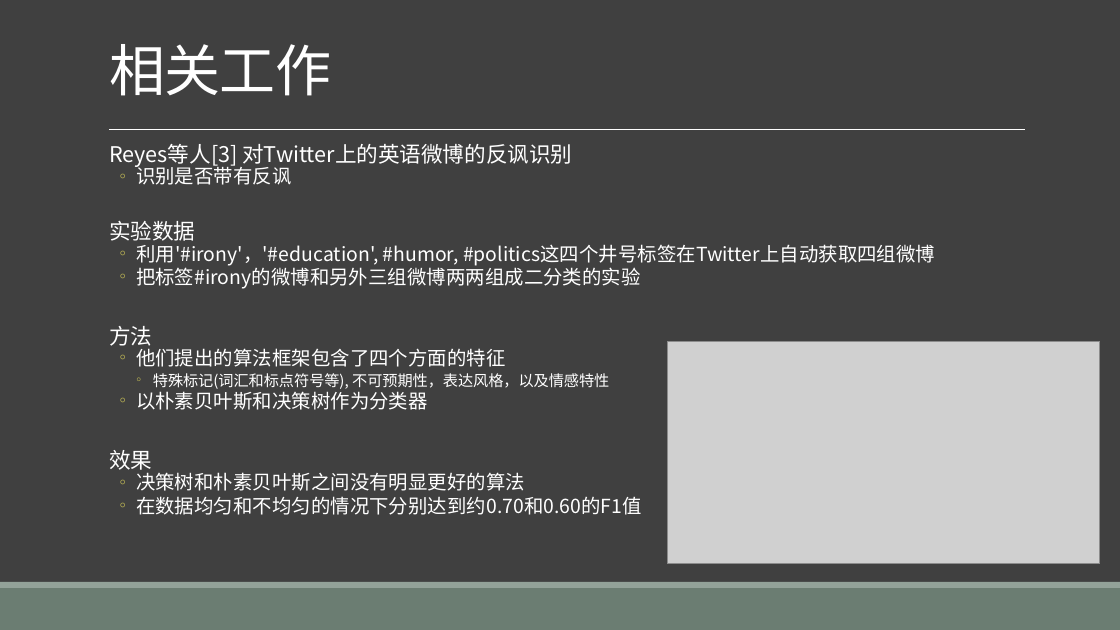
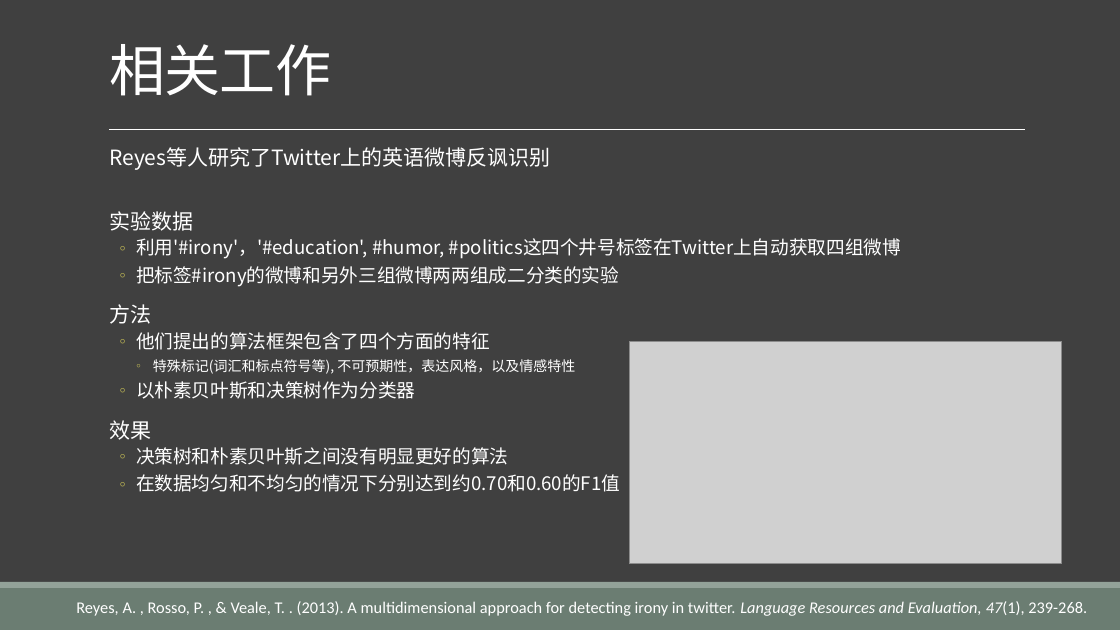
Before and after one commit to liangxh/grad2019, a slide deck: slide 11 of 计研163_梁锡豪_2016211014.pptx (slide 10 before the commit). Drawn at 1120x630 pixels with LibreOffice and Linux fonts; fonts in the diff are those of the drawing; grey boxes stand for pictures. Boxes give left, top, right and bottom in pixels: in the first picture for what was removed or moved away, otherwise in the second. Text is boxed around its words. In the diff, an @@ line names an element or a change of style, - is before the commit and + after.

```diff
--- a/计研163_梁锡豪_2016211014.pptx
+++ b/计研163_梁锡豪_2016211014.pptx
@@ text at [109,147,550,170]: text changed; size 18.5 to 18 pt @@
-  Reyes等人[3] 对Twitter上的英语微博的反讽识别
-  ◦ 识别是否带有反讽
+  Reyes等人研究了Twitter上的英语微博反讽识别
@@ text at [109,211,901,492]: size 18.5 to 18 pt in "实验数据", "方法", "效果"; size 16.6 to 16 pt in "利用'#irony'，'#education', #humor, #politics这四个井号标签在Twitter上自动 ...", "把标签#irony的微博和另外三组微博两两组成二分类的实验", "他们提出的算法框架包含了四个方面的特征", "以朴素贝叶斯和决策树作为分类器" and 2 more places; size 12.9 to 12 pt in "特殊标记(词汇和标点符号等), 不可预期性，表达风格，以及情感特性"; line spacing 0.7 to 0.9 @@
@@ picture: place and size @@
-picture at [668,341,1101,564]
+picture at [629,341,1062,564]
@@ text added at [76,601,1087,616], 14 pt, text #FFFFFF @@
+Reyes, A. , Rosso, P. , & Veale, T. . (2013). A multidimensional approach for detecting irony in twitter. Language Resources and Evaluation, 47(1), 239-268.
```
Also in this commit, not shown: 7 other slides changed, 2 slides added, 1 slide removed.
